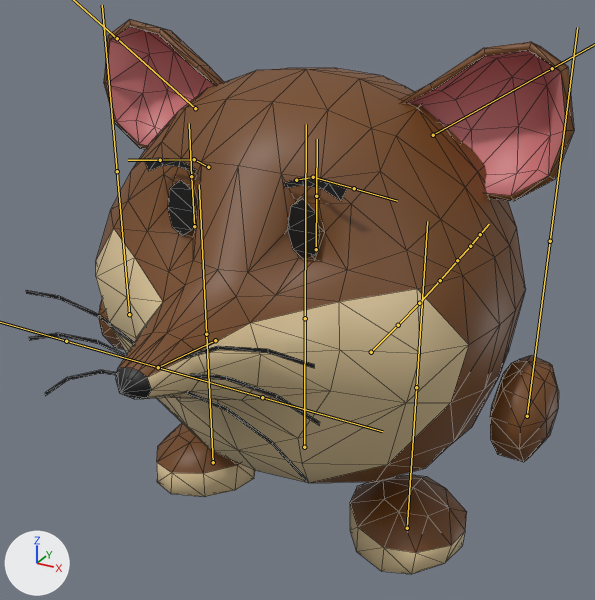
The FBX model Assets/3D models/Myys.fbx, before and after one commit.
Rendered twice from a 50 mm lens placed at (2.34, -4.35, 3.9), pointed at (-0.43, 0.68, 1.38). The axes (+X, +Y, +Z) are drawn at lower left. The lights are the same throughout. Both versions are drawn at frame 21 of the action 'Armature|Idle'; the numbers are the values there. The bones that bend it are drawn over the model as lines. Mesh edges are drawn as thin lines.
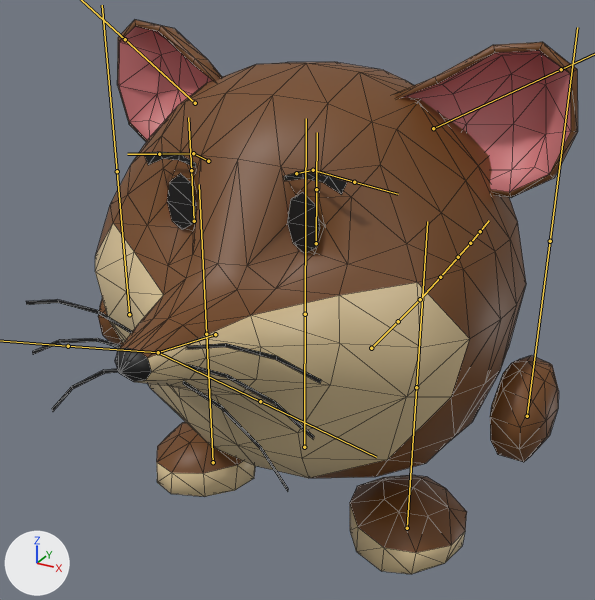
What the commit changed:
Bone 'Bone.001' (bone_bone_001) moves from (0.0, 0.0, 0.0) to (0.0, 0.04, 0.0).
Bone 'Bone.013' (bone_bone_013) turns from (0, 0, 0) to (-9, 5, -5) degrees about its own x, y and z.
Bone 'Bone.014' (bone_bone_014) turns from (0, 0, 0) to (-9, -5, 5) degrees about its own x, y and z.
Bone 'Bone.012' (bone_bone_012) turns from (0, 0, 0) to (-5, 0, 0) degrees about its own x, y and z.
Bone 'Bone.015' (bone_bone_015) turns from (0, 0, 0) to (-10, 0, 0) degrees about its own x, y and z.
Bone 'Bone.016' (bone_bone_016) turns from (0, 0, 0) to (-10, 0, 0) degrees about its own x, y and z.

Changed parts and their boxes (x1, y1, x2, y2) in the pictures (595 x 600 px):
'Cube', posed
    before: (26, 20, 574, 574)
    after: (26, 20, 578, 574)
bone 'Bone.001', root to tip
    before: (305, 318) to (306, 124)
    after: (305, 314) to (306, 118)
bone 'Bone.013', root to tip
    before: (433, 135) to (552, 68)
    after: (433, 128) to (561, 69)
bone 'Bone.014', root to tip
    before: (195, 108) to (117, 38)
    after: (195, 103) to (125, 39)
bone 'Bone.012', root to tip
    before: (215, 340) to (158, 367)
    after: (215, 334) to (158, 352)
bone 'Bone.015', root to tip
    before: (158, 367) to (262, 397)
    after: (158, 352) to (260, 401)
bone 'Bone.016', root to tip
    before: (158, 367) to (66, 341)
    after: (158, 352) to (68, 346)
